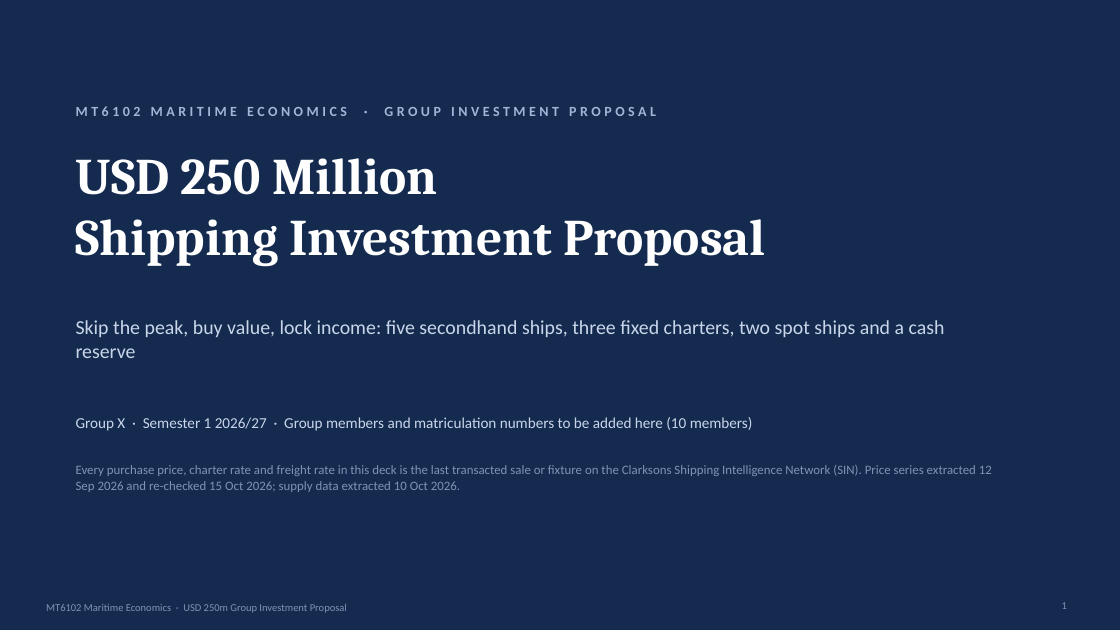
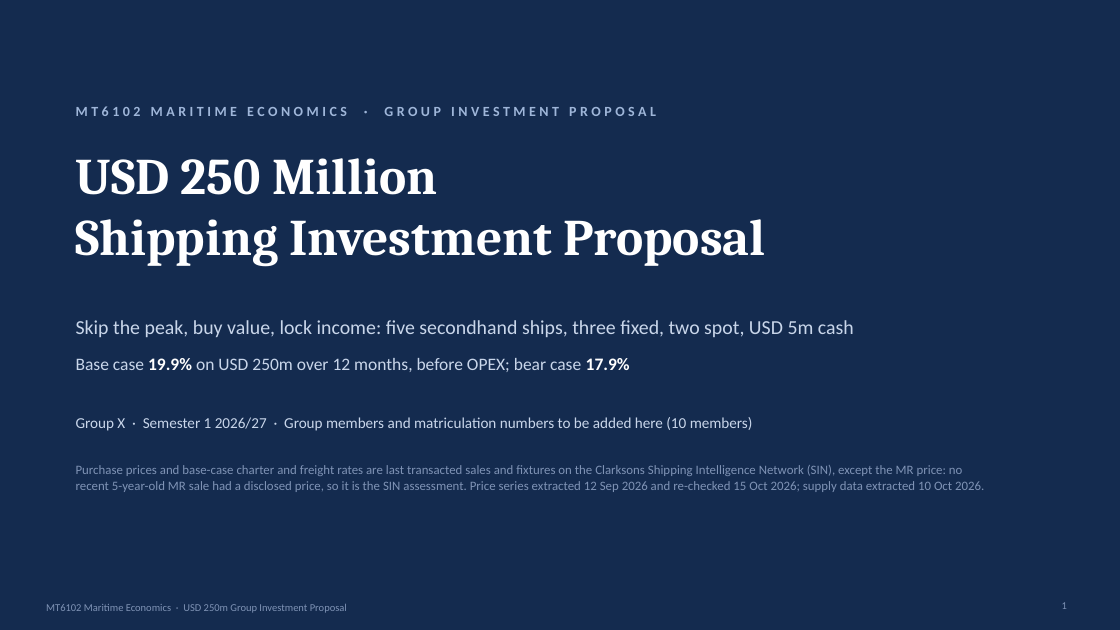
Before and after one commit to zhanmingliu2025-max/MT6102, a slide deck: slide 1 of MT6102_Group_Presentation.pptx. Drawn at 1120x630 pixels with LibreOffice and Linux fonts; fonts in the diff are those of the drawing. Boxes give left, top, right and bottom in pixels: in the first picture for what was removed or moved away, otherwise in the second. Text is boxed around its words. In the diff, an @@ line names an element or a change of style, - is before the commit and + after.

```diff
--- a/MT6102_Group_Presentation.pptx
+++ b/MT6102_Group_Presentation.pptx
@@ text at <box>76,320,854,337</box>: text changed @@
-Skip the peak, buy value, lock income: five secondhand ships, three fixed charters, two spot ships and a cash reserve
+Skip the peak, buy value, lock income: five secondhand ships, three fixed, two spot, USD 5m cash
@@ text added at <box>76,358,630,372</box>, 15 pt, text #C9D6EA @@
+Base case 19.9% on USD 250m over 12 months, before OPEX; bear case 17.9%
@@ text at <box>76,465,984,492</box>: text changed @@
-Every purchase price, charter rate and freight rate in this deck is the last transacted sale or fixture on the Clarksons Shipping Intelligence Network (SIN). Price series extracted 12 Sep 2026 and re-checked 15 Oct 2026; supply data extracted 10 Oct 2026.
+Purchase prices and base-case charter and freight rates are last transacted sales and fixtures on the Clarksons Shipping Intelligence Network (SIN), except the MR price: no recent 5-year-old MR sale had a disclosed price, so it is the SIN assessment. Price series extracted 12 Sep 2026 and re-checked 15 Oct 2026; supply data extracted 10 Oct 2026.
```
Also in this commit, not shown: 11 other slides changed, 12 other files.
